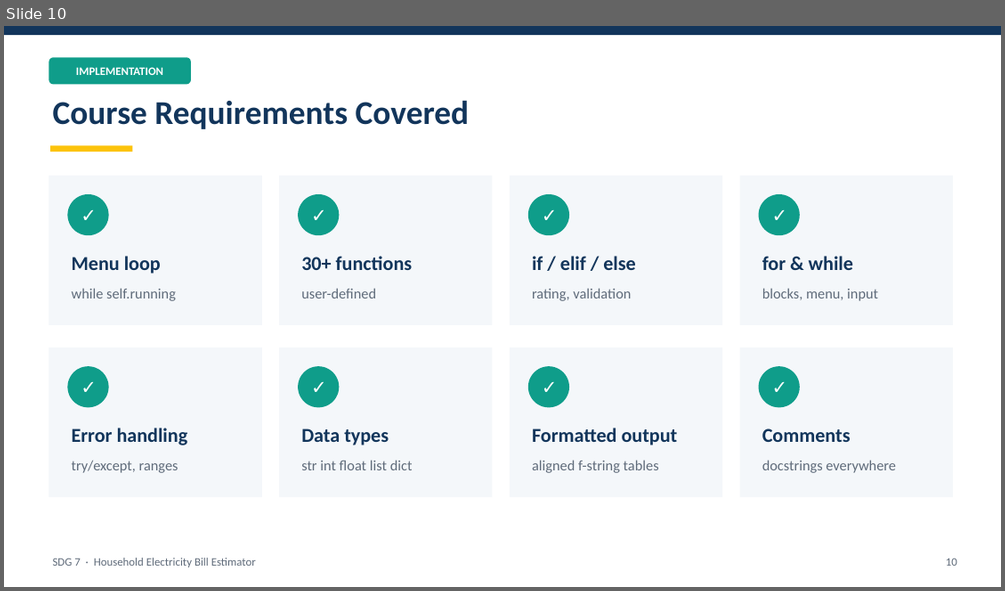
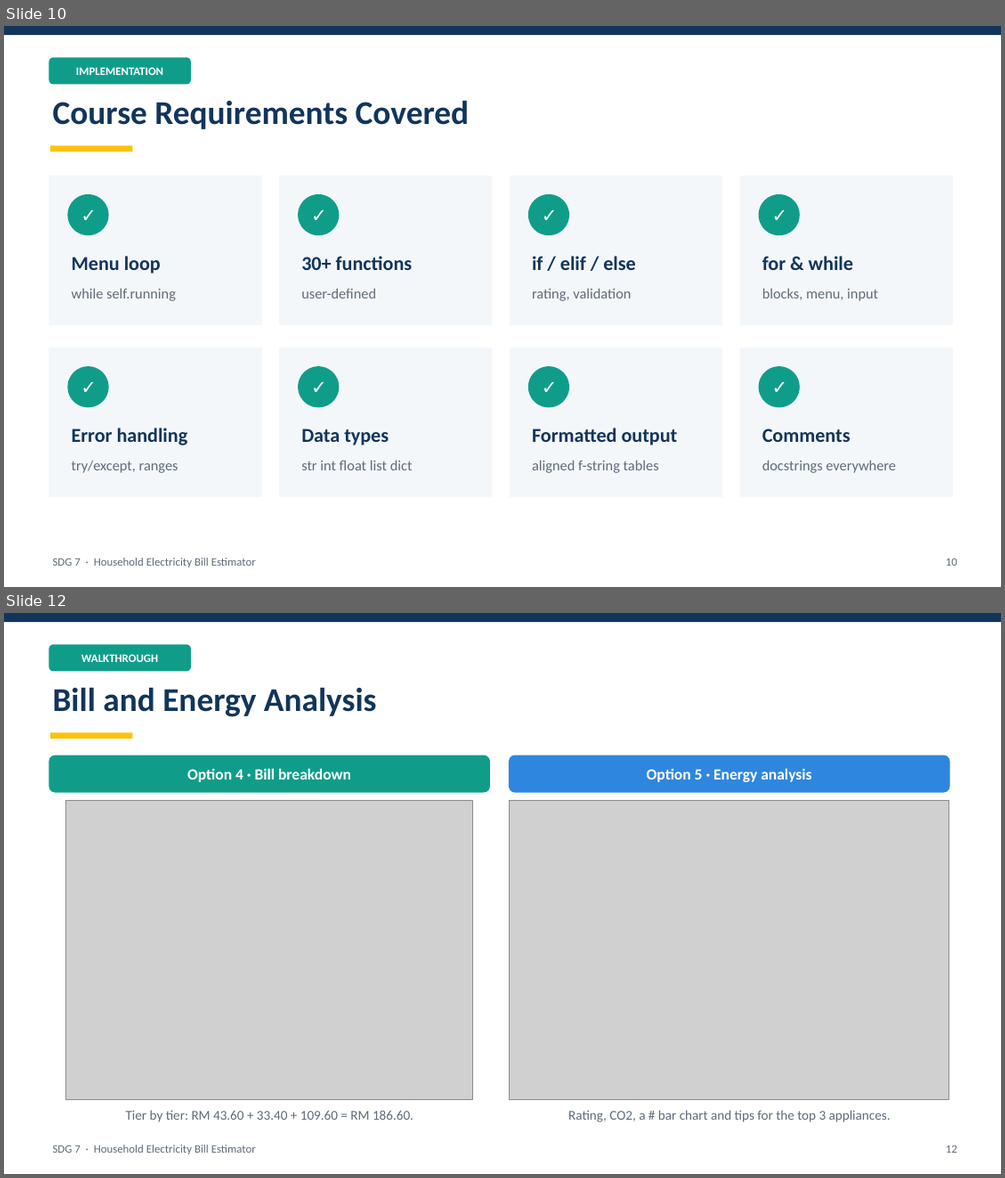
Before and after one commit to mh9d/ELT, a slide deck: docs/Slides_SDG7_Electricity_Bill_Estimator.pptx. Shown one above the other, each under a label of ours: slide 10 before the commit, slides 10 and 12 after it; the slides between them are not shown. The pictures are 1005x591 and 1005x1178 pixels, drawn with LibreOffice and Linux fonts; fonts in the diff are those of the drawing; grey boxes stand for pictures. Boxes give left, top, right and bottom in pixels: in the first picture for what was removed or moved away, otherwise in the second. Text is boxed around its words. In the diff, an @@ line names an element or a change of style, - is before the commit and + after.

Commit message:
Remove window UI and document every feature
- Remove the Tkinter window version and all references to it
- Add 17 screenshots covering every menu option, error case and the unit tests
- Report: new feature-by-feature walkthrough referencing each screenshot
- Slides: walkthrough slides replace the window slide

```diff
--- a/docs/Slides_SDG7_Electricity_Bill_Estimator.pptx
+++ b/docs/Slides_SDG7_Electricity_Bill_Estimator.pptx
@@ slide 12 added at (x1=4, y1=613, x2=1001, y2=1174), background #FFFFFF @@
@@ rectangle added at (x1=4, y1=613, x2=1001, y2=622), fill #12355B @@
@@ rounded rectangle added at (x1=48, y1=644, x2=191, y2=672), fill #0F9D8A, 11 pt, text #FFFFFF, bold @@
+WALKTHROUGH
@@ text added at (x1=53, y1=687, x2=377, y2=717), 32 pt, text #12355B, bold @@
+Bill and Energy Analysis
@@ rectangle added at (x1=50, y1=732, x2=133, y2=738), fill #FCC30B @@
@@ rounded rectangle added at (x1=48, y1=755, x2=490, y2=793), fill #0F9D8A, 15 pt, text #FFFFFF, bold @@
+Option 4 · Bill breakdown
@@ rounded rectangle added at (x1=509, y1=755, x2=950, y2=793), fill #2E86DE, 15 pt, text #FFFFFF, bold @@
+Option 5 · Energy analysis
@@ picture added at (x1=66, y1=800, x2=473, y2=1099) @@
@@ picture added at (x1=510, y1=800, x2=949, y2=1099) @@
@@ text added at (x1=126, y1=1110, x2=413, y2=1122), 13 pt, text #5F6B7A @@
+Tier by tier: RM 43.60 + 33.40 + 109.60 = RM 186.60.
@@ text added at (x1=568, y1=1110, x2=890, y2=1122), 13 pt, text #5F6B7A @@
+Rating, CO2, a # bar chart and tips for the top 3 appliances.
@@ text added at (x1=53, y1=1144, x2=256, y2=1154), 11 pt, text #5F6B7A @@
+SDG 7 · Household Electricity Bill Estimator
@@ text added at (x1=946, y1=1144, x2=957, y2=1152), 11 pt, text #5F6B7A @@
+12
```
Also in this commit, not shown: 8 slides changed, 2 other slides added, 1 slide removed, 31 other files.
